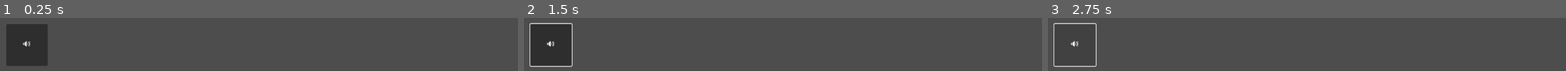
Above: before the commit, frames 1-3 (left to right).
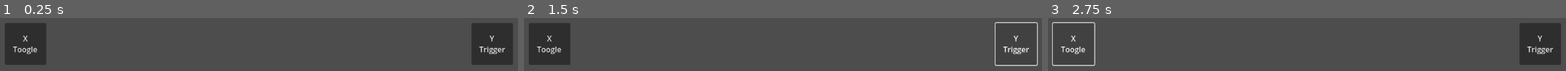
Above: after the commit, the same moments.

Repository: XavierMartineau/martineau_xavier-tp1
Game: Godot game, scene res://martineau_xavier_tp1.tscn
Two runs of this game, one before a commit and one after it. Both use one fixed random seed, a clock stepped at 60 frames per second and the inputs below.
Inputs (mouse positions are in pixels of both pictures, inside the frame that each line leads up to):
- Up to frame 1 (0.25 s): no input
- Up to frame 2 (1.5 s): click "🔊" (after the commit: "X Toogle") at 0.5 s; click (1016, 43) at 1.25 s, where only the run after the commit has a clickable "Y Trigger"
- Up to frame 3 (2.75 s): click "🔊" (after the commit: "X Toogle") at 2 s

The runs differ from the first frame. In frame 1, 7.0% of the frame differs, in the area x 0-99%, y 10-90%; in frame 2, 2.6%; in frame 3, 7.6%, in the area x 0-99%, y 7-93%.

Commit message:
Ajouts_son_02 + Ajout dossier doc + save 03

Diff:
--- a/-martineau_xavier-tp1/martineau_xavier_tp1.tscn
+++ b/-martineau_xavier-tp1/martineau_xavier_tp1.tscn
@@ -1,16 +1,15 @@
-[gd_scene load_steps=2 format=3 uid="uid://f1204vprh6om"]
+[gd_scene load_steps=3 format=3 uid="uid://f1204vprh6om"]
 
 [ext_resource type="AudioStream" uid="uid://b80bvhgs0ao7t" path="res://assets/audio/Ambiance_base.wav" id="1_wjwox"]
+[ext_resource type="AudioStream" uid="uid://bb7685lc6oi74" path="res://assets/audio/water-dripping-sfx-166359.wav" id="2_lmi0q"]
 
 [node name="Control" type="Control"]
 layout_mode = 3
 anchors_preset = 15
 anchor_right = 1.0
 anchor_bottom = 1.0
-offset_left = 3.0
-offset_top = 4.0
-offset_right = 3.0
-offset_bottom = 4.0
+offset_top = 2.0
+offset_bottom = 2.0
 grow_horizontal = 2
 grow_vertical = 2
 
@@ -25,8 +24,27 @@
 offset_top = -44.264
 offset_right = 42.968
 offset_bottom = 44.736
-text = "🔊"
+text = "X
+Toogle"
 icon_alignment = 1
 
 [node name="AudioStreamPlayer" type="AudioStreamPlayer" parent="Button"]
 stream = ExtResource("1_wjwox")
+
+[node name="Button2" type="Button" parent="."]
+layout_mode = 1
+anchors_preset = -1
+anchor_left = 0.918
+anchor_top = 0.093
+anchor_right = 0.918
+anchor_bottom = 0.093
+offset_left = -43.536
+offset_top = -44.264
+offset_right = 43.464
+offset_bottom = 44.736
+text = "Y
+Trigger"
+icon_alignment = 1
+
+[node name="AudioStreamPlayer" type="AudioStreamPlayer" parent="Button2"]
+stream = ExtResource("2_lmi0q")
Not shown, added: -martineau_xavier-tp1/assets/audio/water-dripping-sfx-166359.wav.import
Not shown, added: -martineau_xavier-tp1/assets/audio/water-dripping-sfx-166359.wav
